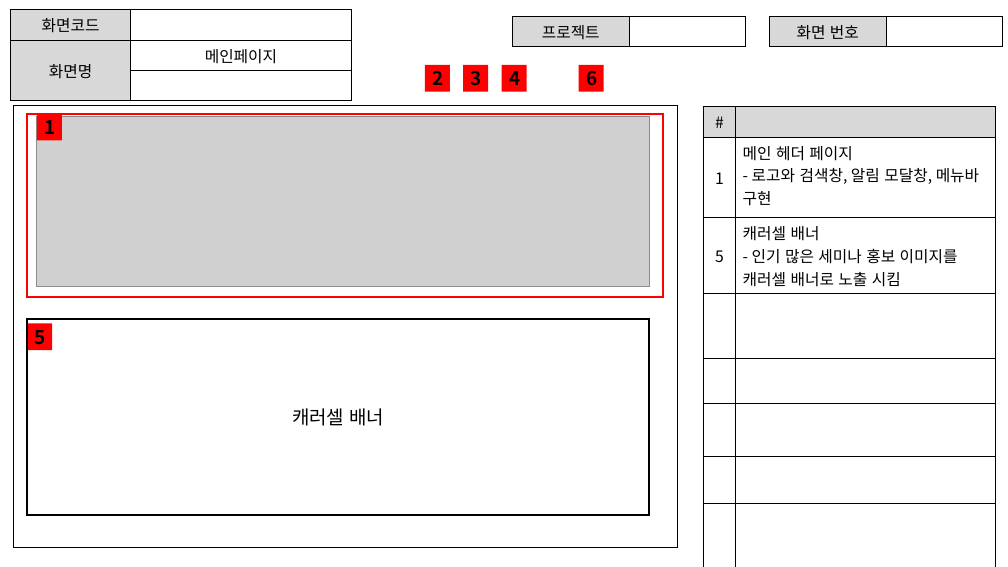
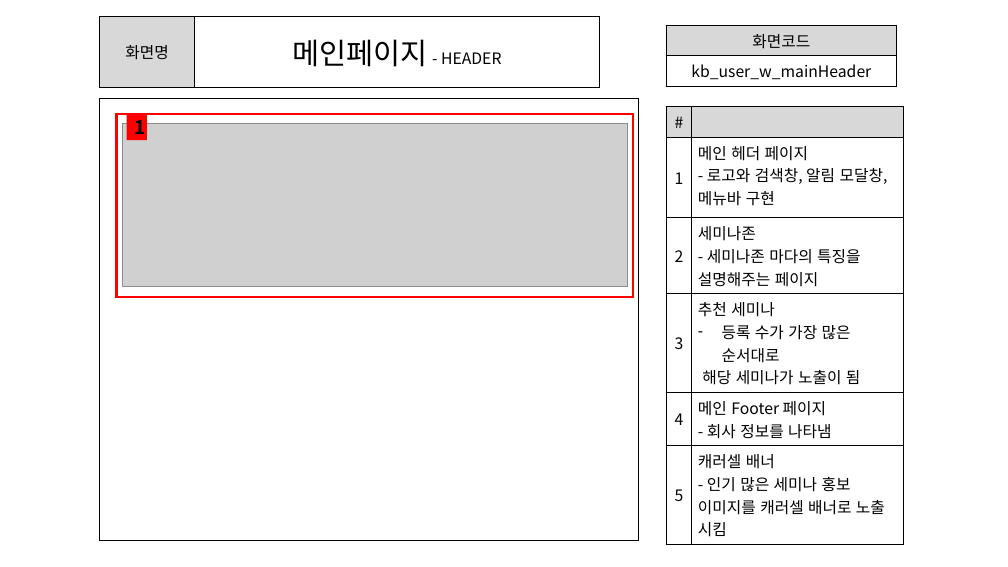
Before and after one commit to ezenteam2/e-Zone, a slide deck: slide 2 of 0 발표용 파워포인트/0403 1차발표/0403 project05 - 파워포인트 - 기범.pptx. Drawn at 1008x567 pixels with LibreOffice and Linux fonts; fonts in the diff are those of the drawing; grey boxes stand for pictures. Boxes give left, top, right and bottom in pixels: in the first picture for what was removed or moved away, otherwise in the second. Text is boxed around its words. In the diff, an @@ line names an element or a change of style, - is before the commit and + after.

```diff
--- a/0 발표용 파워포인트/0403 1차발표/0403 project05 - 파워포인트 - 기범.pptx
+++ b/0 발표용 파워포인트/0403 1차발표/0403 project05 - 파워포인트 - 기범.pptx
@@ table at <box>100,16,600,87</box> @@
-row 1: 화면코드 | 
-row 2: 화면명 | 메인페이지
-row 3:  | 
+row 1: 화면명 | 메인페이지 - HEADER
@@ table: place and size @@
-table at <box>11,10,352,89</box>
+table at <box>100,16,600,87</box>
@@ table removed at <box>513,17,746,43</box>, 1 rows, 2 columns @@
-프로젝트 | 
@@ table added at <box>666,26,897,84</box>, 2 rows, 1 columns @@
+화면코드
+kb_user_w_mainHeader
@@ table removed at <box>770,17,1003,44</box>, 1 rows, 2 columns @@
-화면 번호 | 
@@ rectangle removed at <box>425,65,450,91</box> @@
-2
@@ rectangle removed at <box>464,65,488,91</box> @@
-3
@@ rectangle removed at <box>502,65,527,91</box> @@
-4
@@ rectangle removed at <box>578,65,603,91</box> @@
-6
@@ rectangle: place and size @@
-rectangle at <box>13,105,677,547</box>
+rectangle at <box>100,98,640,541</box>
@@ rectangle: place and size @@
-rectangle at <box>27,113,663,296</box>
+rectangle at <box>116,113,634,296</box>
@@ rectangle "1": place and size @@
-rectangle "1" at <box>37,113,62,140</box>
+rectangle "1" at <box>127,113,147,140</box>
@@ table at <box>666,107,904,541</box> @@
+row 3: 2 | 세미나존 / - 세미나존 마다의 특징을 설명해주는 페이지
+row 4: 3 | 추천 세미나 / 등록 수가 가장 많은 순서대로 / 해당 세미나가 노출이 됨
+row 5: 4 | 메인 Footer 페이지 / - 회사 정보를 나타냄
-row 4:  | 
-row 5:  | 
-row 6:  | 
-row 7:  | 
-row 8:  | 
@@ table: place and size @@
-table at <box>704,107,996,565</box>
+table at <box>666,107,904,541</box>
@@ picture: place and size @@
-picture at <box>37,116,650,287</box>
+picture at <box>122,124,628,287</box>
@@ rectangle removed at <box>27,324,52,350</box> @@
-5
@@ rectangle removed at <box>27,319,650,514</box> @@
-캐러셀 배너
```
Also in this commit, not shown: 3 other slides changed, 3 slides added, 1 slide removed.
